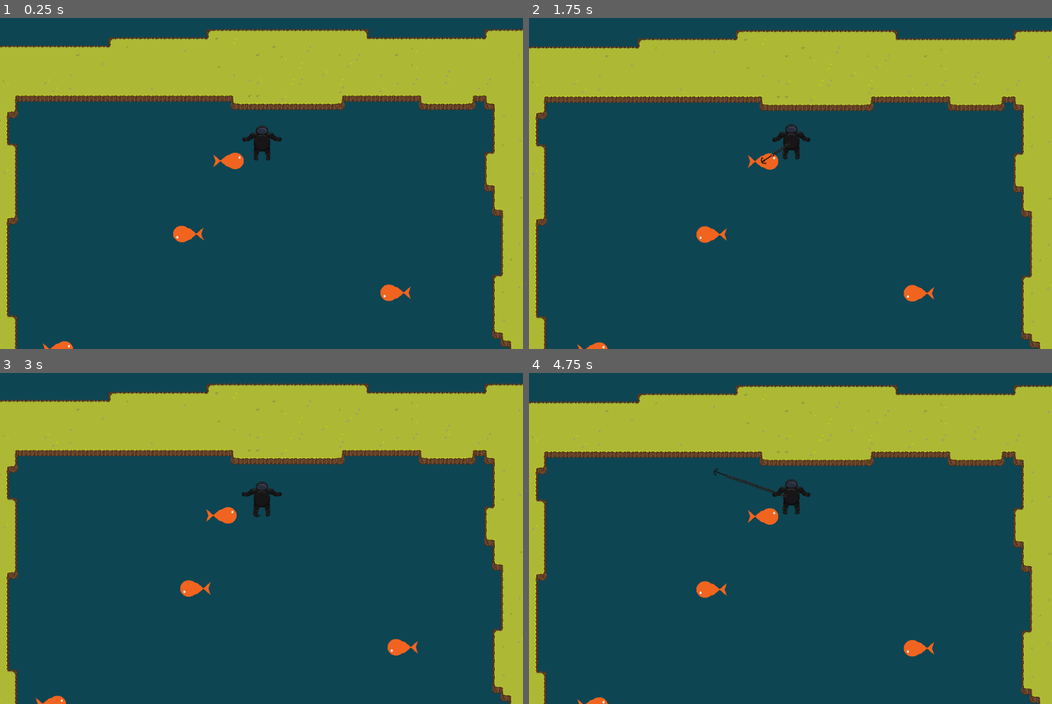
Above: before the commit, frames 1-4 (two rows, left to right).
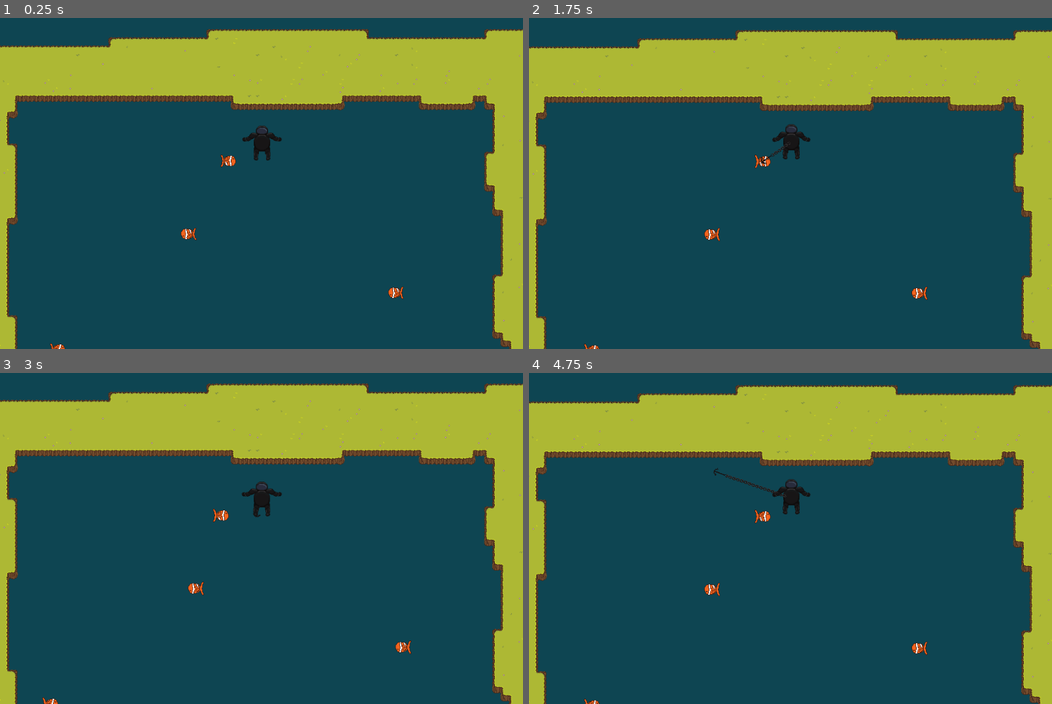
Above: after the commit, the same moments.

Repository: TeamKebab/GodotWildJam41
Game: Godot game, scene res://main.tscn
Same seed, same stepped clock (60 frames per second), same inputs: the game is played once before the commit and once after it.
Inputs (mouse positions are in pixels of both pictures, inside the frame that each line leads up to):
- Up to frame 1 (0.25 s): no input
- Up to frame 2 (1.75 s): tap Enter at 0.5 s; move the mouse to (905, 123) at 0.52 s; tap R at 0.6, 1.35 s; click (905, 123) at 0.67 s; move the mouse to (685, 163) at 1.27 s; click (685, 163) at 1.42 s
- Up to frame 3 (3 s): move the mouse to (313, 409) at 2.02 s; tap R at 2.1, 2.85 s; click (313, 409) at 2.17 s; move the mouse to (235, 581) at 2.77 s; click (235, 581) at 2.92 s
- Up to frame 4 (4.75 s): move the mouse to (947, 561) at 3.52 s; tap R at 3.6, 4.35 s; click (947, 561) at 3.67 s; move the mouse to (633, 439) at 4.27 s; click (633, 439) at 4.42 s

The runs differ from the first frame. In frame 1, 0.6% of the frame differs, in the area x 8-79%, y 40-100%; in frame 2, 0.6%; in frame 3, 0.6%, in the area x 6-80%, y 40-100%; in frame 4, 0.6%.

Commit message:
clownfish

Diff:
--- /dev/null
+++ b/src/fishies/clownfish/clownfish.tscn
@@ -0,0 +1,53 @@
+[gd_scene load_steps=6 format=2]
+
+[ext_resource path="res://fishies/fishy.tscn" type="PackedScene" id=1]
+[ext_resource path="res://fishies/clownfish/clownfish.png" type="Texture" id=2]
+
+[sub_resource type="CircleShape2D" id=3]
+radius = 15.0333
+
+[sub_resource type="Animation" id=1]
+resource_name = "Idle"
+length = 0.4
+loop = true
+tracks/0/type = "value"
+tracks/0/path = NodePath("Sprite:frame")
+tracks/0/interp = 1
+tracks/0/loop_wrap = true
+tracks/0/imported = false
+tracks/0/enabled = true
+tracks/0/keys = {
+"times": PoolRealArray( 0, 0.1, 0.2, 0.3 ),
+"transitions": PoolRealArray( 1, 1, 1, 1 ),
+"update": 1,
+"values": [ 0, 1, 2, 3 ]
+}
+
+[sub_resource type="Animation" id=2]
+length = 0.001
+tracks/0/type = "value"
+tracks/0/path = NodePath("Sprite:frame")
+tracks/0/interp = 1
+tracks/0/loop_wrap = true
+tracks/0/imported = false
+tracks/0/enabled = true
+tracks/0/keys = {
+"times": PoolRealArray( 0 ),
+"transitions": PoolRealArray( 1 ),
+"update": 0,
+"values": [ 0 ]
+}
+
+[node name="Clownfish" instance=ExtResource( 1 )]
+
+[node name="Sprite" parent="." index="0"]
+texture = ExtResource( 2 )
+hframes = 4
+
+[node name="CollisionShape2D" parent="." index="1"]
+shape = SubResource( 3 )
+
+[node name="AnimationPlayer" parent="." index="2"]
+autoplay = "Idle"
+anims/Idle = SubResource( 1 )
+anims/RESET = SubResource( 2 )
--- a/src/fishies/fishy.gd
+++ b/src/fishies/fishy.gd
@@ -1,4 +1,5 @@
 extends Area2D
+class_name Fish
 
 
 export var speed: int = 100
--- a/src/fishies/fishy.tscn
+++ b/src/fishies/fishy.tscn
@@ -4,7 +4,7 @@
 [ext_resource path="res://fishies/fishy.gd" type="Script" id=2]
 
 [sub_resource type="CircleShape2D" id=1]
-radius = 28.1603
+radius = 31.1448
 
 [node name="Fishy" type="Area2D"]
 collision_layer = 2
@@ -16,3 +16,5 @@
 
 [node name="CollisionShape2D" type="CollisionShape2D" parent="."]
 shape = SubResource( 1 )
+
+[node name="AnimationPlayer" type="AnimationPlayer" parent="."]
--- a/src/fishies/path_following_fishy/path_following_fishy.tscn
+++ b/src/fishies/path_following_fishy/path_following_fishy.tscn
@@ -1,6 +1,6 @@
 [gd_scene load_steps=3 format=2]
 
-[ext_resource path="res://fishies/fishy.tscn" type="PackedScene" id=1]
+[ext_resource path="res://fishies/clownfish/clownfish.tscn" type="PackedScene" id=1]
 [ext_resource path="res://fishies/path_following_fishy/path_following_fishy.gd" type="Script" id=2]
 
 [node name="PathFollowingFishy" type="PathFollow2D"]
--- a/src/project.godot
+++ b/src/project.godot
@@ -9,12 +9,18 @@
 config_version=4
 
 _global_script_classes=[ {
+"base": "Area2D",
+"class": "Fish",
+"language": "GDScript",
+"path": "res://fishies/fishy.gd"
+}, {
 "base": "Node",
 "class": "SceneLoader",
 "language": "GDScript",
 "path": "res://components/scene_loader/scene_loader.gd"
 } ]
 _global_script_class_icons={
+"Fish": "",
 "SceneLoader": ""
 }
 
Binary file added: src/fishies/clownfish/clownfish.png
Not shown, added: src/fishies/clownfish/clownfish.png.import
